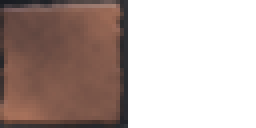
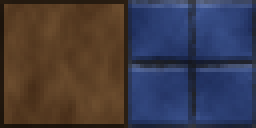
Comparing the layer stacks of the two w=256, h=128 images. Changes:
added layer "Layer 3" (hard light, 75%) above "Rectangle 1" over 0, 0, 124, 128
added layer "Rectangle 1" above "Rectangle 2" over 4, 4, 124, 124
added layer "Rectangle 2" above "Group 1" over 0, 0, 128, 128
added group "Group 1" (1st of 2) with 6 layers above "Group 1" over 128, 0, 256, 128
added layer "Layer 2" (1st of 2, in "Group 1") (overlay, 82%) in group "Group 1" over 128, 0, 256, 128
added layer "Layer 1 copy 2" (1st of 4, in "Group 1") in group "Group 1" over 192, 64, 256, 128
added layer "Layer 1 copy 2" (2nd of 4, in "Group 1") in group "Group 1" over 128, 64, 192, 128
added layer "Layer 1 copy" (1st of 2, in "Group 1") in group "Group 1" over 192, 0, 256, 64
added layer "Layer 1" (1st of 2, in "Group 1") in group "Group 1" over 128, 0, 192, 64
added layer "Layer 0" (1st of 2, in "Group 1") in group "Group 1" over 128, 0, 256, 128
hid group "Group 1" (2nd of 2) (6 layers) over 0, 0, 128, 128
